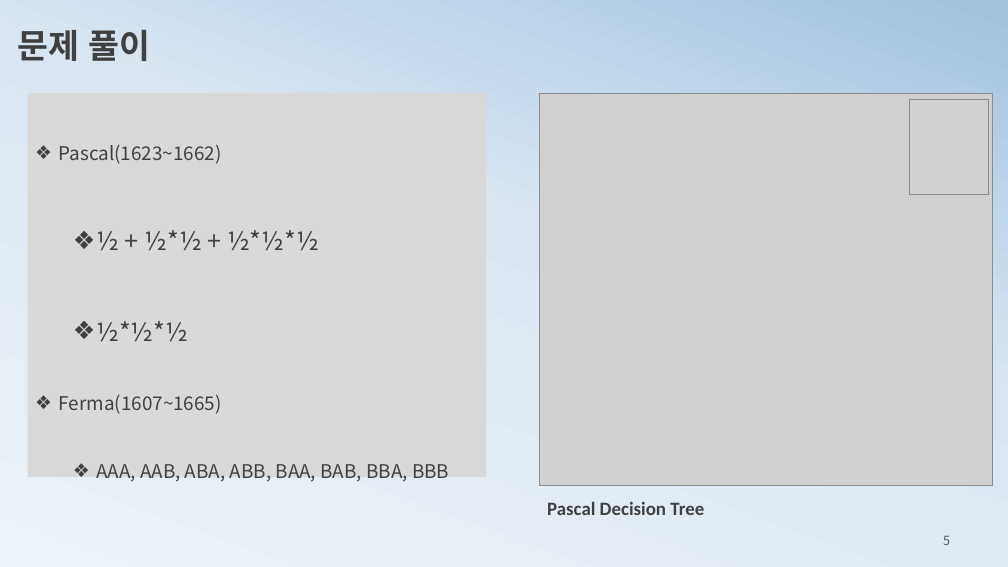
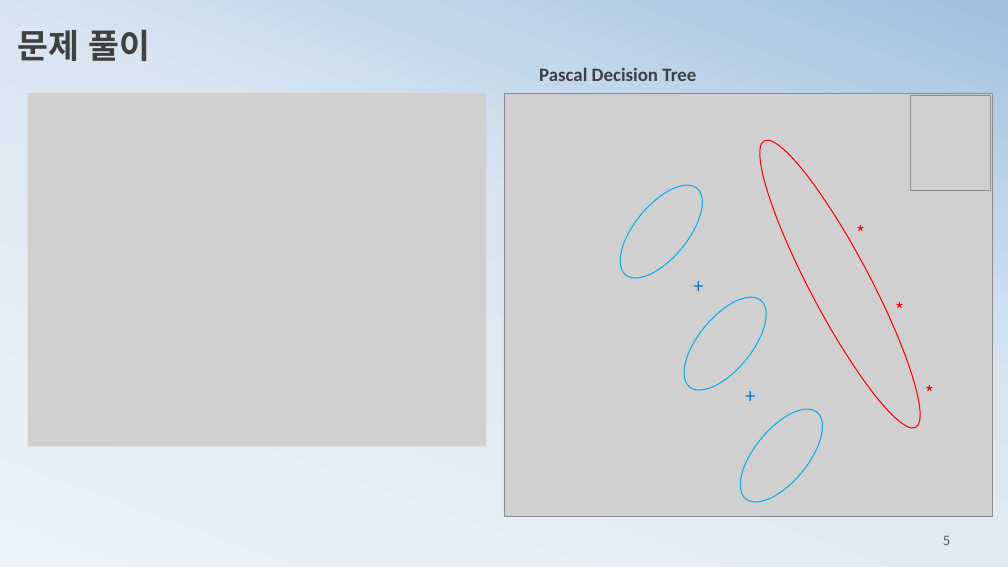
Before and after one commit to ancestor9/mathematics-for-machine-learning, a slide deck: slide 5 of 3_probability theory for machine learning.pptx. Drawn at 1008x567 pixels with LibreOffice and Linux fonts; fonts in the diff are those of the drawing; grey boxes stand for pictures. Boxes give left, top, right and bottom in pixels: in the first picture for what was removed or moved away, otherwise in the second. Text is boxed around its words. In the diff, an @@ line names an element or a change of style, - is before the commit and + after.

```diff
--- a/3_probability theory for machine learning.pptx
+++ b/3_probability theory for machine learning.pptx
@@ text "Pascal Decision Tree": place and size @@
-text "Pascal Decision Tree" at (547,501,704,515)
+text "Pascal Decision Tree" at (539,67,696,81)
@@ rectangle removed at (28,93,486,477) @@
-❖ Pascal(1623~1662)
-  ❖ ½ + ½*½ + ½*½*½
-  ❖ ½*½*½
-❖ Ferma(1607~1665)
-  ❖ AAA, AAB, ABA, ABB, BAA, BAB, BBA, BBB
@@ picture added at (28,93,486,446) @@
@@ picture: place and size @@
-picture at (540,94,993,486)
+picture at (504,94,992,517)
@@ picture: place and size @@
-picture at (909,99,989,194)
+picture at (910,95,991,191)
@@ ellipse added at (737,127,942,441), outline #FF0000 1 pt @@
@@ ellipse added at (605,171,717,291), outline #00B0F0 1 pt @@
@@ text added at (849,218,888,248), 18 pt, text #FF0000 @@
+*
@@ ellipse added at (669,284,781,404), outline #00B0F0 1 pt @@
@@ text added at (687,271,725,301), 18 pt, text #0070C0 @@
++
@@ text added at (888,295,926,325), 18 pt, text #FF0000 @@
+*
@@ text added at (738,381,777,411), 18 pt, text #0070C0 @@
++
@@ text added at (917,378,956,408), 18 pt, text #FF0000 @@
+*
@@ ellipse added at (725,396,837,516), outline #00B0F0 1 pt @@
```
